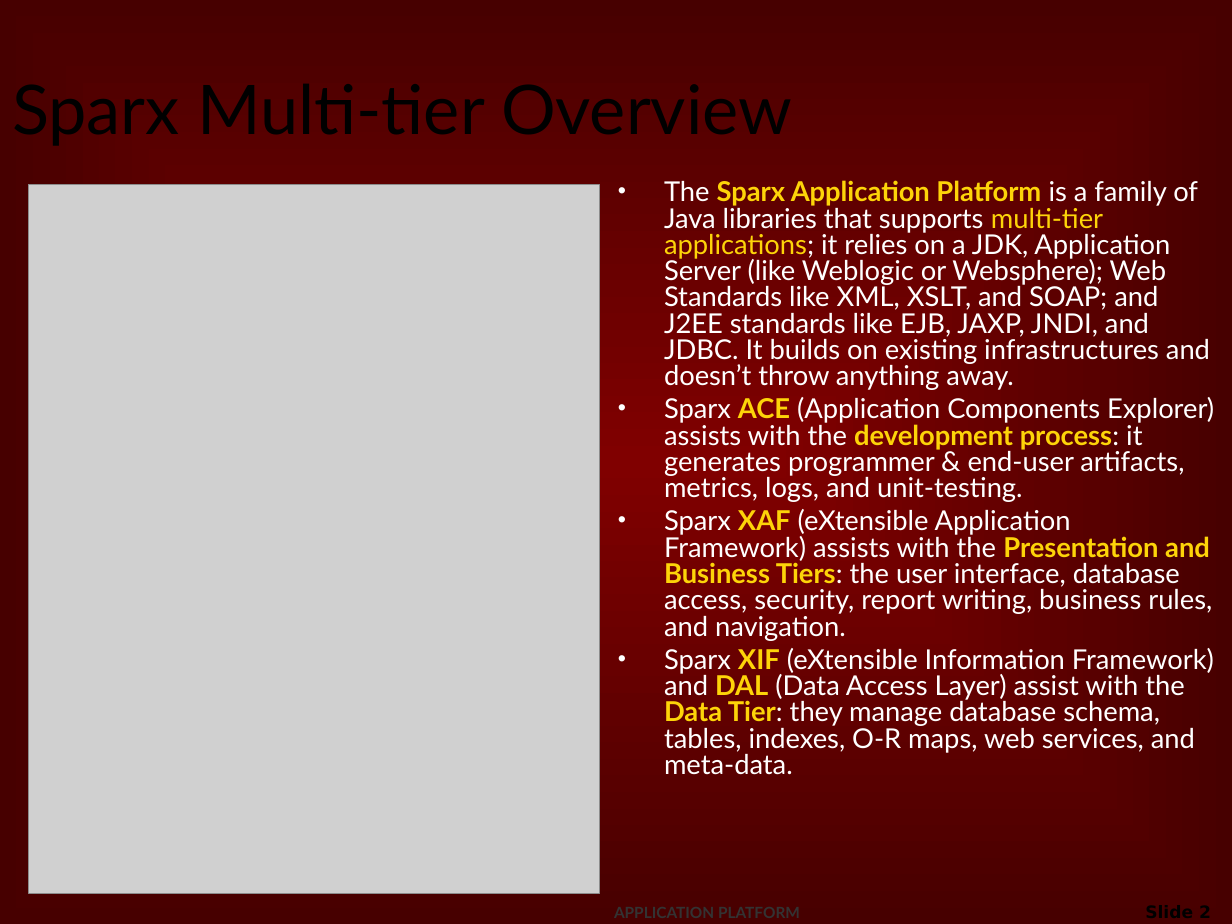
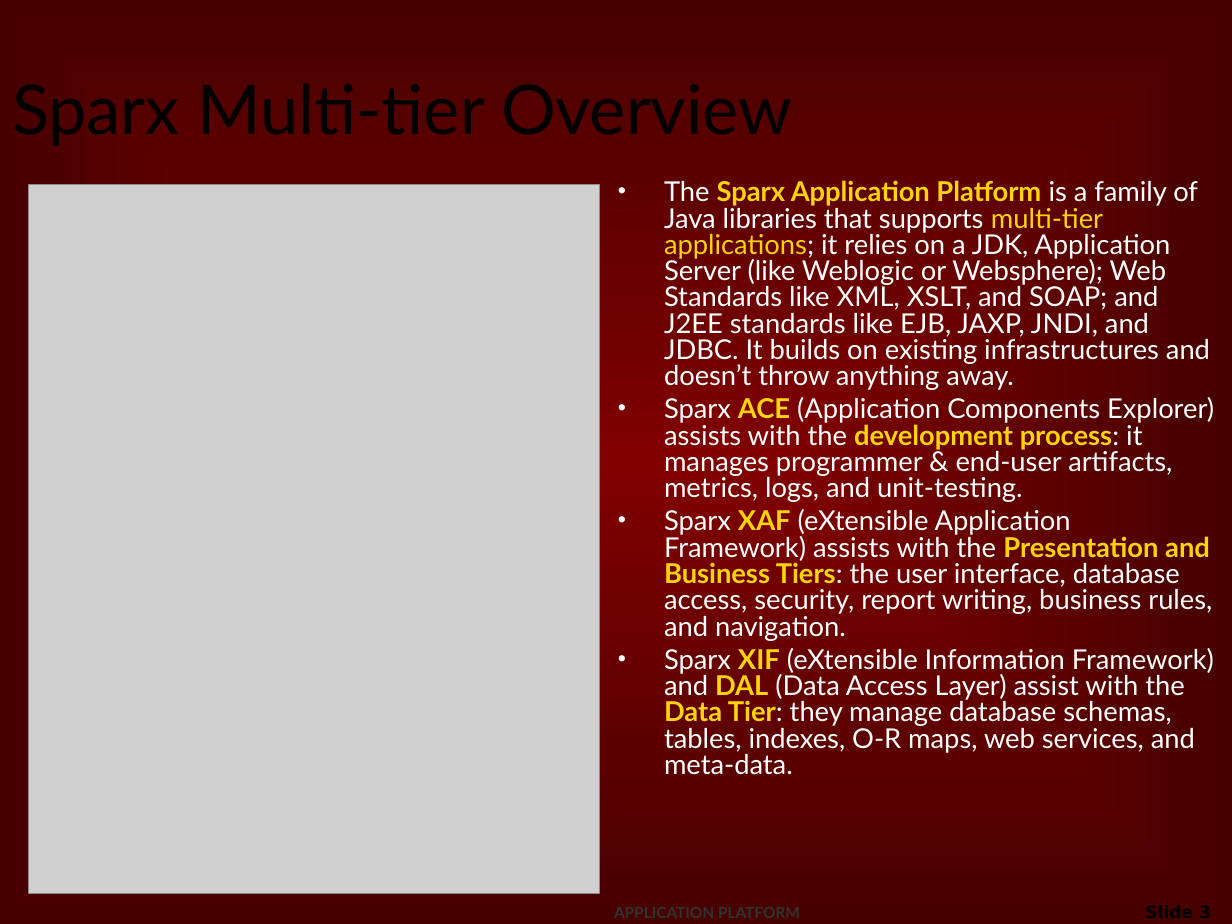
Before and after one commit to netspective/sparx-2001, a slide deck: slide 3 of Sparx/web-shared/docs/project/Introduction_to_Sparx.ppt (slide 2 before the commit). Drawn at 1232x924 pixels with LibreOffice and Linux fonts; fonts in the diff are those of the drawing; grey boxes stand for pictures; background and template pictures are left out. Boxes give left, top, right and bottom in pixels: in the first picture for what was removed or moved away, otherwise in the second. Text is boxed around its words. In the diff, an @@ line names an element or a change of style, - is before the commit and + after.

```diff
--- a/Sparx/web-shared/docs/project/Introduction_to_Sparx.ppt
+++ b/Sparx/web-shared/docs/project/Introduction_to_Sparx.ppt
@@ text at (x1=664, y1=397, x2=1214, y2=502): text changed @@
-• Sparx ACE (Application Components Explorer) assists with the development process: it generates programmer & end-user artifacts, metrics, logs, and unit-testing.
+• Sparx ACE (Application Components Explorer) assists with the development process: it manages programmer & end-user artifacts, metrics, logs, and unit-testing.
@@ text at (x1=664, y1=648, x2=1214, y2=775): text changed @@
-• Sparx XIF (eXtensible Information Framework) and DAL (Data Access Layer) assist with the Data Tier: they manage database schema, tables, indexes, O-R maps, web services, and meta-data.
+• Sparx XIF (eXtensible Information Framework) and DAL (Data Access Layer) assist with the Data Tier: they manage database schemas, tables, indexes, O-R maps, web services, and meta-data.
@@ page number at (x1=1027, y1=896, x2=1222, y2=924): text changed @@
-Slide 2
+Slide 3
```
Also in this commit, not shown: 8 other slides changed, 1 slide added, 1 slide removed.
